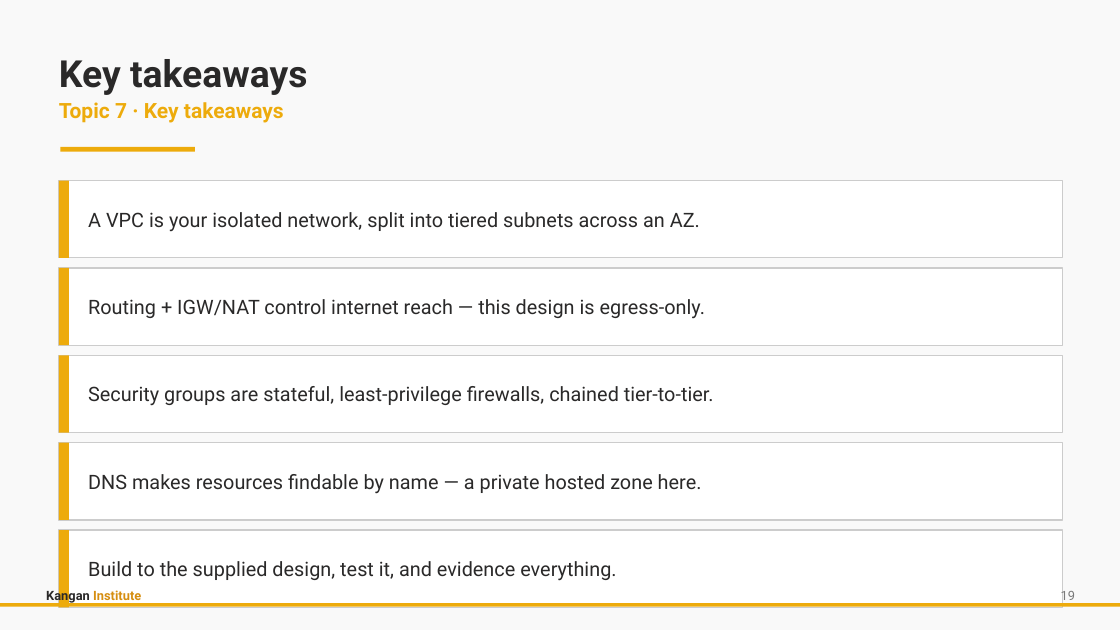
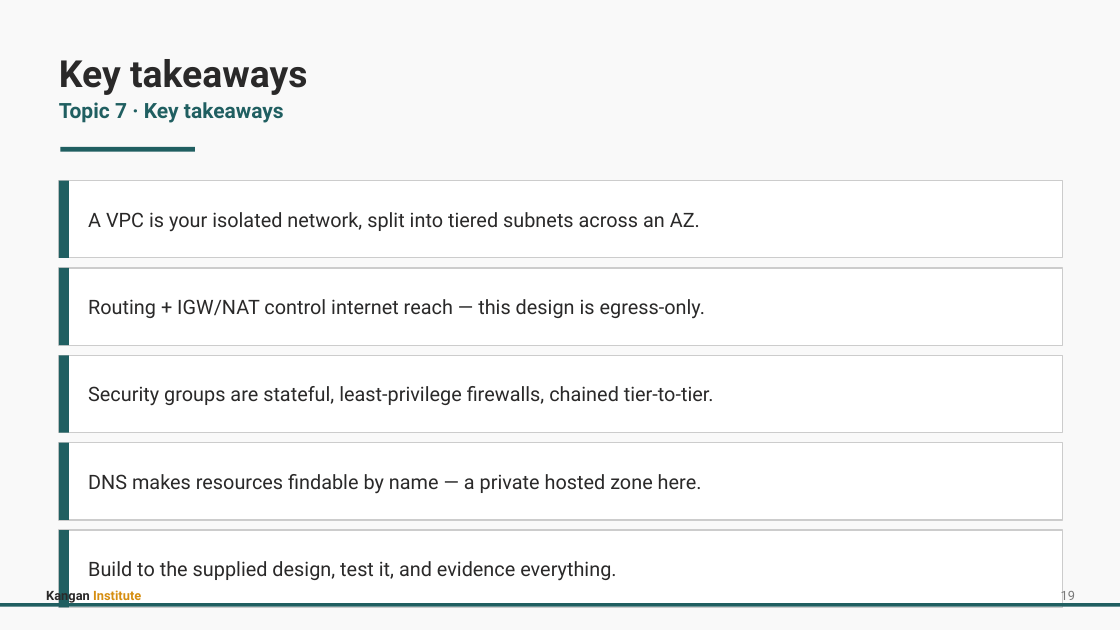
Before and after one commit to Digital-Initiatives-Kangan-Institute/diploma-cloud-cyber-content-s1, a slide deck: slide 23 of S1-CL1-Cloud-Design-Build/delivery/topic_07/Topic_07_Slides.pptx. Drawn at 1120x630 pixels with LibreOffice and Linux fonts; fonts in the diff are those of the drawing. Boxes give left, top, right and bottom in pixels: in the first picture for what was removed or moved away, otherwise in the second. Text is boxed around its words. In the diff, an @@ line names an element or a change of style, - is before the commit and + after.

```diff
--- a/S1-CL1-Cloud-Design-Build/delivery/topic_07/Topic_07_Slides.pptx
+++ b/S1-CL1-Cloud-Design-Build/delivery/topic_07/Topic_07_Slides.pptx
@@ text at <box>59,102,284,123</box>: text colour #EDAB0C to #205F61 in "Topic 7 · Key takeaways" @@
@@ fill #EDAB0C to #205F61 in 7 elements at <box>60,147,195,152</box>, <box>59,181,69,258</box>, <box>59,268,69,345</box>, <box>59,355,69,433</box>, <box>59,443,69,520</box>, <box>59,530,69,607</box>, <box>0,603,1120,607</box> @@
```
Also in this commit, not shown: 13 other slides changed, 59 other files.
